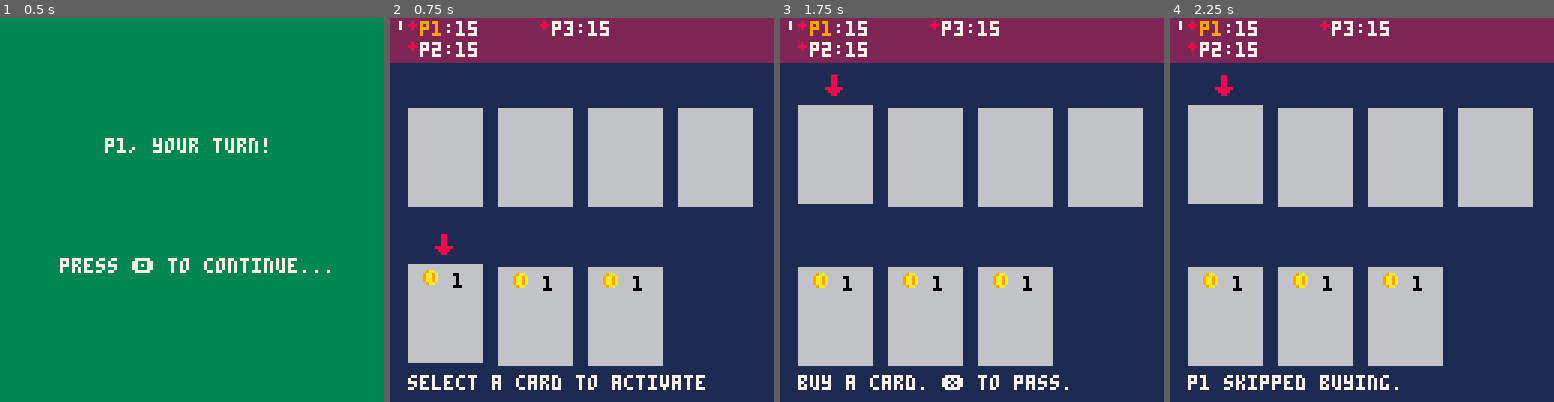
Above: before the commit, frames 1-4 (left to right).
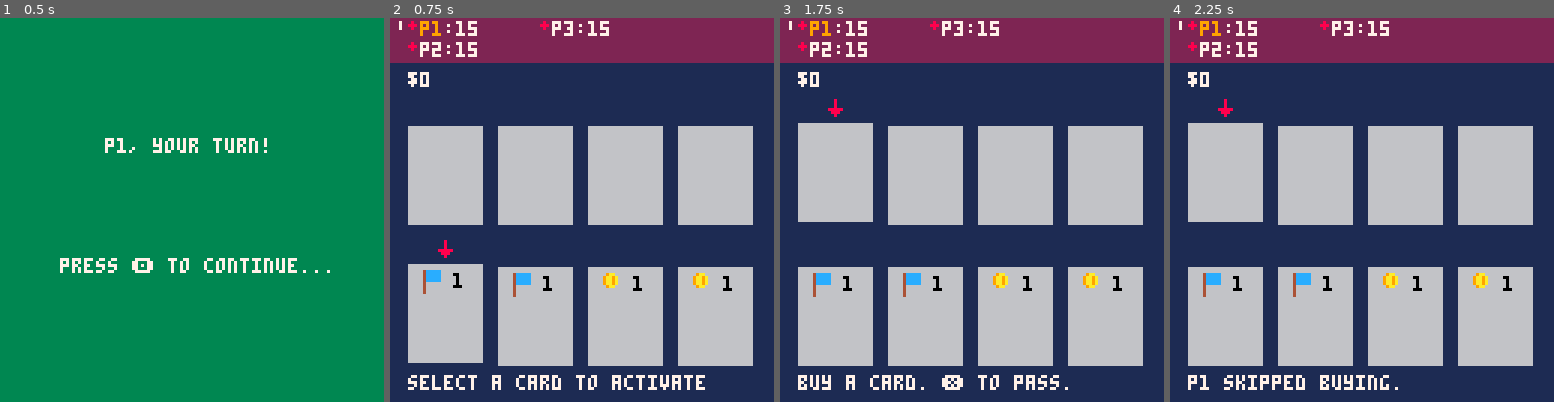
Above: after the commit, the same moments.

Repository: camden/minidom
Game: PICO-8 cartridge dom.p8
Two runs of this game, one before a commit and one after it. Both use one fixed random seed, a clock stepped at 60 frames per second and the inputs below.
Inputs:
- Up to frame 1 (0.5 s): tap X (X key) at 0.33 s
- Up to frame 2 (0.75 s): tap O (Z key) at 0.7 s
- Up to frame 3 (1.75 s): tap X (X key) at 1.07 s; hold Right from 1.6 s (still down); tap O (Z key) at 1.7 s
- Up to frame 4 (2.25 s): tap X (X key) at 1.85 s; release Right at 2.1 s; tap O (Z key) at 2.1 s

Frame 1 is identical in both runs. In frame 2, 13% of the frame differs, in the area x 4-95%, y 14-91%; in frame 3, 13%; in frame 4, 13%.

Commit message:
added victory points

Diff:
--- a/dom.p8
+++ b/dom.p8
@@ -35,6 +35,9 @@
 effect_types = {
   gold = {
     spr_num = 6
+  },
+  points = {
+    spr_num = 7
   },
   attack_all = {
     spr_num = 18
@@ -147,6 +150,7 @@
 function _init()
   for i=1,num_players do
     initialize_player_deck(players[i])
+    shuffle_deck(players[i].deck)
     draw_cards_from_deck(players[i])
   end
 
@@ -289,7 +293,9 @@
 end
 
 function activate_effect(fx)
-  if fx.kind == effect_types.gold then
+  if fx.kind == effect_types.points then
+    players[current_turn].points += fx.value
+  elseif fx.kind == effect_types.gold then
     players[current_turn].gold += fx.value
   elseif fx.kind == effect_types.attack_all then
     for i=1, num_players do
@@ -377,6 +383,7 @@
 end
 
 function perform_cleanup()
+  cur_player().gold = 0
   discard_hand(cur_player())
   draw_cards_from_deck(cur_player())
 end
@@ -389,8 +396,11 @@
 end
 
 function initialize_player_deck(player)
-  local e = make_effect(effect_types.gold, 1)
-  add_cards(make_card(e), 3, player)
+  local gold_fx = make_effect(effect_types.gold, 1)
+  local points_fx = make_effect(effect_types.points, 1)
+
+  add_cards(make_card(gold_fx), 2, player)
+  add_cards(make_card(points_fx), 2, player)
 end
 
 function add_cards(card, amount, player)
@@ -520,7 +529,7 @@
 end
 
 function paint_shop_card(card, i)
-  paint_card(card, i, 30, selection.shop)
+  paint_card(card, i, 36, selection.shop)
 end
 
 function paint_card(card, card_idx, y0, selection_kind)
@@ -530,7 +539,7 @@
   if (selection_kind == cur_selection_kind) and
     (selected_index == card_idx) then
     y0 -= 1
-    spr(1, x0 + (card_w / 2 - 4), y0 - 10)
+    spr(1, x0 + (card_w / 2 - 2), y0 - 8)
   end
 
   rectfill(x0, y0, x0 + card_w, y0 + card_h, 6)
@@ -557,8 +566,13 @@
 end
 
 function paint_ui()
+  paint_money()
   paint_status_message()
   paint_health_bar()
+end
+
+function paint_money()
+  print('$' .. cur_player().gold, card_spacing, 18, 7)
 end
 
 function paint_status_message()
@@ -706,14 +720,14 @@
 end
 
 __gfx__
-00000000000880000c00700000880000080000000700000009aa0000000000000000000000000000000000000000000000000000000000000000000000000000
-00000000000880000cc070000088000088800000070000009aa9a000000000000000000000000000000000000000000000000000000000000000000000000000
-00700700000880000cc070008888880008000000070000009aa9a000000000000000000000000000000000000000000000000000000000000000000000000000
-00077000000880000cc000008888880000000000000000009aa9a000000000000000000000000000000000000000000000000000000000000000000000000000
-00077000088888800cc0000000880000000000000000000009aa0000000000000000000000000000000000000000000000000000000000000000000000000000
-0070070000888800dddd000000880000000000000000000000000000000000000000000000000000000000000000000000000000000000000000000000000000
-00000000000880000550000000000000000000000000000000000000000000000000000000000000000000000000000000000000000000000000000000000000
-00000000000000000550000000000000000000000000000000000000000000000000000000000000000000000000000000000000000000000000000000000000
+00000000008000000c00700000880000080000000700000009aa00004ccccc000000000000000000000000000000000000000000000000000000000000000000
+00000000008000000cc070000088000088800000070000009aa9a0004ccccc000000000000000000000000000000000000000000000000000000000000000000
+00700700008000000cc070008888880008000000070000009aa9a0004ccccc000000000000000000000000000000000000000000000000000000000000000000
+00077000888880000cc000008888880000000000000000009aa9a0004ccccc000000000000000000000000000000000000000000000000000000000000000000
+00077000088800000cc0000000880000000000000000000009aa0000400000000000000000000000000000000000000000000000000000000000000000000000
+0070070000800000dddd000000880000000000000000000000000000400000000000000000000000000000000000000000000000000000000000000000000000
+00000000000000000550000000000000000000000000000000000000400000000000000000000000000000000000000000000000000000000000000000000000
+00000000000000000550000000000000000000000000000000000000400000000000000000000000000000000000000000000000000000000000000000000000
 00000000000000000c08080000000000000000000000000000000000000000000000000000000000000000000000000000000000000000000000000000000000
 00000000000000000cc0800000000000000000000000000000000000000000000000000000000000000000000000000000000000000000000000000000000000
 00000000000000000cc8080000000000000000000000000000000000000000000000000000000000000000000000000000000000000000000000000000000000
